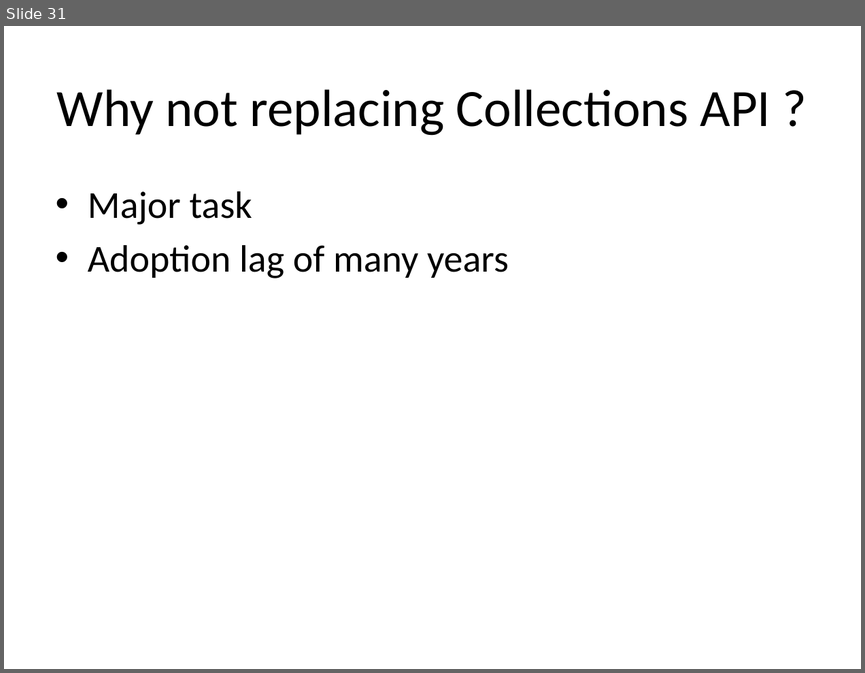
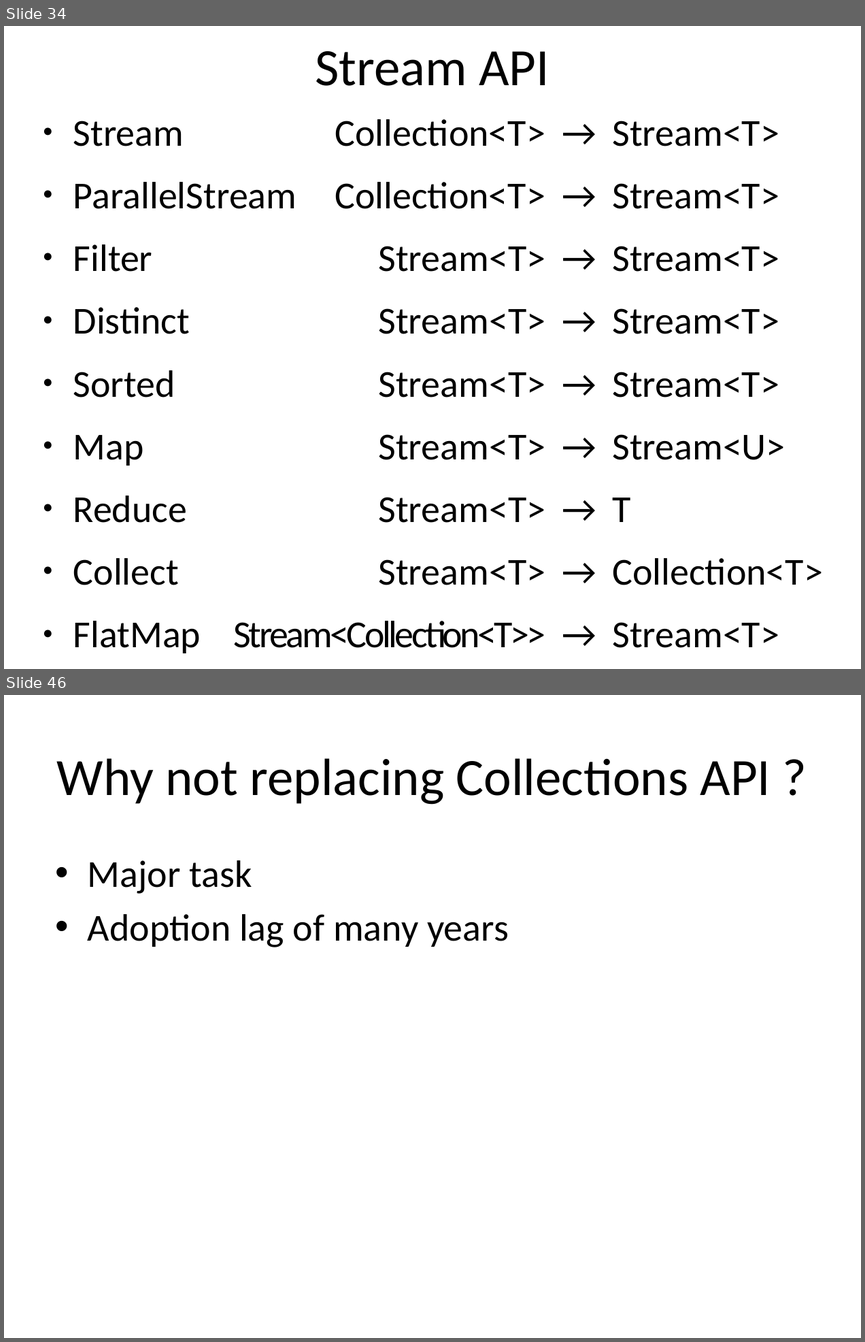
Before and after one commit to kwakeroni/workshops, a slide deck: workshop-java8.pptx. Shown one above the other, each under a label of ours: slide 31 before the commit, slides 34 and 46 after it; the slides between them are not shown. The pictures are 865x673 and 865x1342 pixels, drawn with LibreOffice and Linux fonts; fonts in the diff are those of the drawing. Boxes give left, top, right and bottom in pixels: in the first picture for what was removed or moved away, otherwise in the second. Text is boxed around its words. In the diff, an @@ line names an element or a change of style, - is before the commit and + after.

Commit message:
Added reduction and collection

```diff
--- a/workshop-java8.pptx
+++ b/workshop-java8.pptx
@@ slide 34 added at (x1=4, y1=26, x2=861, y2=669), background #FFFFFF @@
@@ title added at (x1=315, y1=51, x2=549, y2=86), 44 pt, text #000000 @@
+Stream API
@@ text added at (x1=73, y1=119, x2=823, y2=653), 32 pt, text #000000 @@
+● Stream Collection<T> → Stream<T>
+● ParallelStream Collection<T> → Stream<T>
+● Filter Stream<T> → Stream<T>
+● Distinct Stream<T> → Stream<T>
+● Sorted Stream<T> → Stream<T>
+● Map Stream<T> → Stream<U>
+● Reduce Stream<T> → T
+● Collect Stream<T> → Collection<T>
+● FlatMap Stream<Collection<T>> → Stream<T>
@@ what was slide 31 is now slide 46 @@
```
Also in this commit, not shown: 1 slide changed, 15 other slides added, 1 slide removed, 1 other file.
